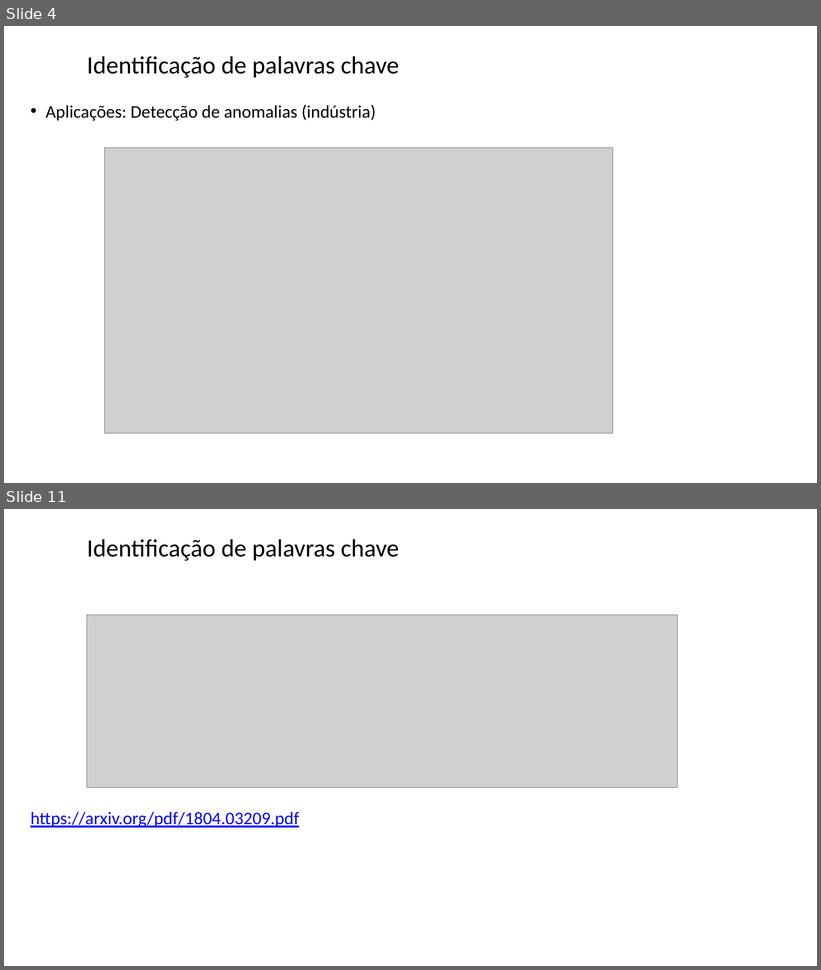
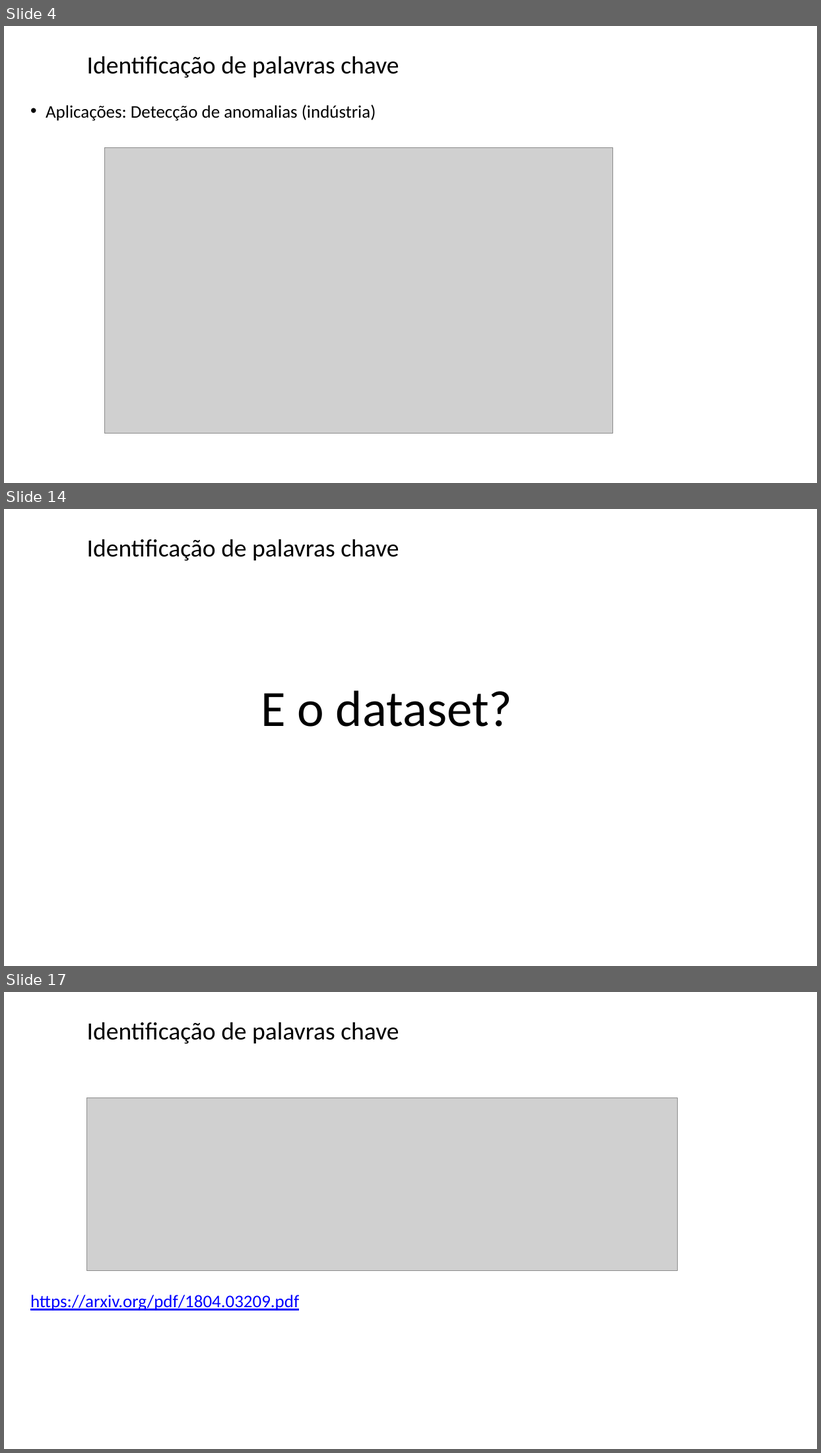
Before and after one commit to zz4fap/tp557-iot-ml, a slide deck: slides/TP557_17_identificação_palavras_chave.pptx. Shown one above the other, each under a label of ours: slides 4 and 11 before the commit, slides 4, 14 and 17 after it; the slides between them are not shown. The pictures are 821x970 and 821x1453 pixels, drawn with LibreOffice and Linux fonts; fonts in the diff are those of the drawing; grey boxes stand for pictures; background and template pictures are left out. Boxes give left, top, right and bottom in pixels: in the first picture for what was removed or moved away, otherwise in the second. Text is boxed around its words. In the diff, an @@ line names an element or a change of style, - is before the commit and + after.

```diff
--- a/slides/TP557_17_identificação_palavras_chave.pptx
+++ b/slides/TP557_17_identificação_palavras_chave.pptx
@@ slide 14 added at [4,509,817,966], background picture (left out) @@
@@ title added at [87,539,399,561], 29.3 pt, text #000000 @@
+Identificação de palavras chave
@@ text added at [261,691,513,727], 60 pt, text #000000 @@
+E o dataset?
@@ what was slide 11 is now slide 17 @@
```
Also in this commit, not shown: 7 slides changed, 5 other slides added.
